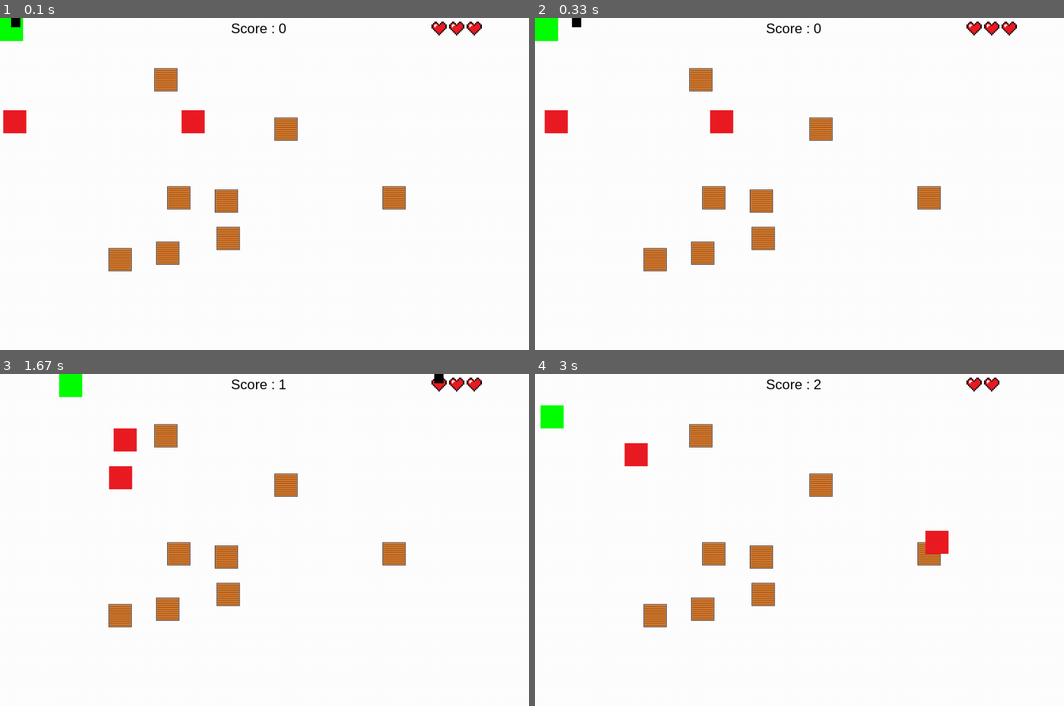
Above: before the commit, frames 1-4 (two rows, left to right).
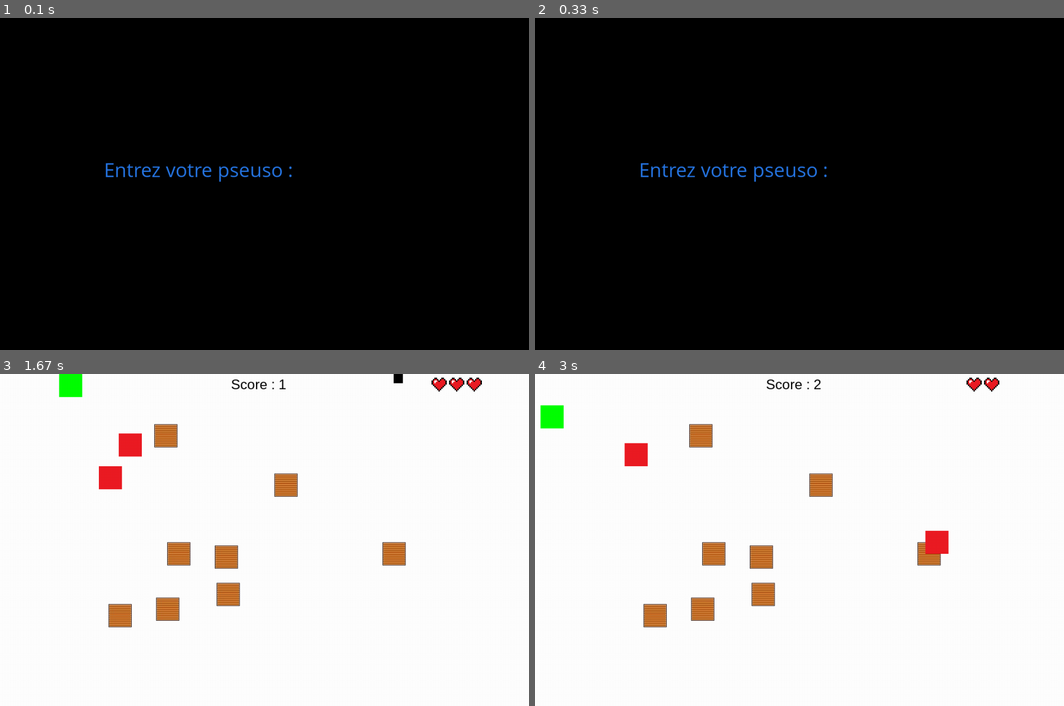
Above: after the commit, the same moments.

Repository: matthieurobert/Projet-ISN
Game: pygame game, started from bot_avant_mathieu.py
Same seed, same stepped clock (60 frames per second), same inputs: the game is played once before the commit and once after it.
Inputs:
- Up to frame 1 (0.1 s): no input
- Up to frame 2 (0.33 s): no input
- Up to frame 3 (1.67 s): tap Enter at 0.33 s; hold D 0.67-1.13 s; hold W 1.22-1.52 s; hold D from 1.55 s (still down)
- Up to frame 4 (3 s): tap V at 1.7 s; release D at 2.02 s; hold A 2.05-2.58 s; hold S 2.62-2.92 s; hold A from 2.95 s (still down)

The runs differ from the first frame. In frame 1, 100% of the frame differs, in the area x 0-100%, y 0-100%; in frame 2, 100%; in frame 3, 0.6%; in frame 4, nothing differs.

Commit message:
demande de nom au début

Diff:
--- a/bot_avant_mathieu.py
+++ b/bot_avant_mathieu.py
@@ -4,7 +4,7 @@
 from pygame.locals import *
 from Partie_Clément.rekt_boîte import rekt
 from Partie_Clément.liste_x_y_bot import liste
-from partie_lilian.fonction import murs_colision,game_over,vie_coeur,chrono,gauche,droite,monter,decendre
+from partie_lilian.fonction import murs_colision,game_over,vie_coeur,chrono,gauche,droite,monter,decendre,demande_de_nom
 from partie_lilian.variable import variable
 from random import randrange
 
@@ -149,7 +149,7 @@
 	def droite(self):
 		self.rect = self.rect.move(1, 0)
 
-
+nom_joeur = demande_de_nom()
 les_variable = variable()
 black = les_variable[0]
 rouge = les_variable[1]
@@ -166,6 +166,7 @@
 hauteur_x = les_variable[12]
 hauteur_y = les_variable[13]
 aff_crono = les_variable[14]
+nom_joeur=str
 clock = pygame.time.Clock()
 pygame.display.flip()
 alien = ARBot()
@@ -181,6 +182,7 @@
 
 try:
     while continuer :
+
         pygame.key.set_repeat(50,15)
         while continuer2:
             for event in pygame.event.get():
--- a/partie_lilian/fonction.py
+++ b/partie_lilian/fonction.py
@@ -2,6 +2,37 @@
 from pygame.locals import *
 import time
 from random import randrange
+
+def demande_de_nom():
+    pygame.init()
+    fenetre = pygame.display.set_mode((1145,720))
+    bleu = (40, 120, 230)
+    vert = (40, 230, 120)
+    arial = pygame.font.SysFont('Comic Sans MS,Arial', 45)
+    prompt = arial.render('Entrez votre pseuso : ', True, bleu)
+    nom_joueur = ""
+    aff_nom_joueur = arial.render(nom_joueur, True, vert)
+    continuer = 1
+    while continuer:
+        for event in pygame.event.get():
+            if event.type == pygame.QUIT:
+                continuer = 0
+
+            if event.type == pygame.KEYDOWN:
+                if event.key in (pygame.K_RETURN, pygame.K_KP_ENTER):
+                    continuer = 0
+
+                if event.key == pygame.K_BACKSPACE:
+                    nom_joueur = nom_joueur[:-1]
+                else:
+                    nom_joueur += event.unicode
+                aff_nom_joueur = arial.render(nom_joueur, True, vert)
+        fenetre.fill((0,0,0))
+        fenetre.blit(prompt, (225,300))
+        fenetre.blit(aff_nom_joueur, (700,300))
+        pygame.display.flip()
+
+    return(nom_joueur)
 def murs_colision(speed,position_perso) :
     hauteur_x = 1100
     hauteur_y= 675
@@ -19,9 +50,9 @@
 
     score_finale=str(conteur)
     aff_score_final = arial_font.render("Score : "+score_finale, True, black)
+    affi_gam_over = pygame.image.load("partie_lilian\gameover.jpg").convert_alpha()
+    fenetre.blit(affi_gam_over,(150,50))
     fenetre.blit(aff_score_final,(500,550))
-    affi_gam_over = pygame.image.load("partie_lilian\gameover.jpg").convert_alpha()
-    fenetre.blit(affi_gam_over,(125,5))
 def vie_coeur(point_vie,fenetre) :
     image_coeur1 = pygame.image.load("partie_lilian\sprite_coeur_moyene.png").convert_alpha()
     image_coeur2 = pygame.image.load("partie_lilian\sprite_coeur_moyene.png").convert_alpha()
--- /dev/null
+++ b/partie_lilian/test_demande_nom.py
@@ -0,0 +1,46 @@
+import pygame
+
+BLUE = (40, 120, 230)
+GREEN = (40, 230, 120)
+
+pygame.init()
+screen = pygame.display.set_mode((640, 480))
+center_x, center_y = 320, 240
+
+
+font = pygame.font.SysFont('Comic Sans MS,Arial', 24)
+prompt = font.render('Entrez un nombre : ', True, BLUE)
+
+
+user_input_value = ""
+user_input = font.render(user_input_value, True, GREEN)
+
+
+continuer = 1
+
+while continuer:
+    for event in pygame.event.get():
+        if event.type == pygame.QUIT:
+            continuer = 0
+
+        if event.type == pygame.KEYDOWN:
+            if event.key in (pygame.K_RETURN, pygame.K_KP_ENTER):
+                continuer = 0
+
+            if event.key == pygame.K_BACKSPACE:
+                user_input_value = user_input_value[:-1]
+            else:
+                user_input_value += event.unicode
+            user_input = font.render(user_input_value, True, GREEN)
+
+
+
+
+    screen.fill((0,0,0))
+    screen.blit(prompt, (200,150))
+    screen.blit(user_input, (425,150))
+    pygame.display.flip()
+
+print(user_input_value)
+
+pygame.quit()
--- a/test_bot.py
+++ b/test_bot.py
@@ -114,22 +114,22 @@
 			else:
 				self.rect = self.rect.move(0, 1)
 
-les_variable = variable()
-black = les_variable[0]
-rouge = les_variable[1]
-white = les_variable[2]
-depart = les_variable[3]
-temps = les_variable[4]
-conteur = les_variable[5]
-chiffre = les_variable[6]
-arial_font = les_variable[7]
-point_vie = les_variable[8]
-speed = les_variable[9]
-repouser = les_variable[10]
-ips = les_variable[11]
-hauteur_x = les_variable[12]
-hauteur_y = les_variable[13]
-aff_crono = les_variable[14]
+black = (0, 0, 0)
+rouge = (255,25,0)
+white = (255,255,255)
+depart = int(time.time())
+temps = time.time()
+conteur =int(temps-depart)
+chiffre=str(conteur)
+arial_font = pygame.font.SysFont("arial",30)
+point_vie = 3
+speed =4
+repouser = speed
+aff_crono = arial_font.render("Score : "+chiffre, True, black)
+ips = 60
+hauteur_x = 1100
+hauteur_y= 675
+clock = pygame.time.Clock()
 pygame.display.flip()
 
 pab = LRBot()
